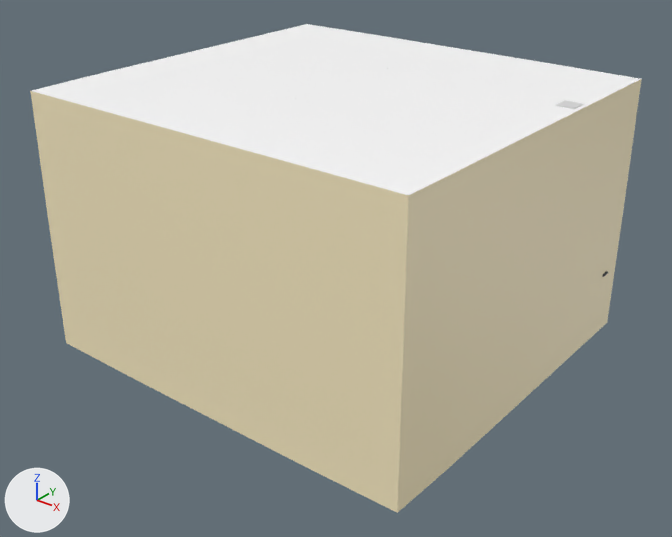
One commit to the FBX model Assets/Models/pens_Board.fbx: the scene before it, then after it.
One viewpoint serves both versions: a 50 mm camera at (8.17, -10.81, 7.49) aimed at (0.21, -0.85, 1.31). The axes (+X, +Y, +Z) are drawn at lower left. The lights are the same throughout. Where no turn or scale is listed for an object, it has been applied to the vertices. Vertices at the same position are counted once.

In view in the first picture: 'Kitchen'.
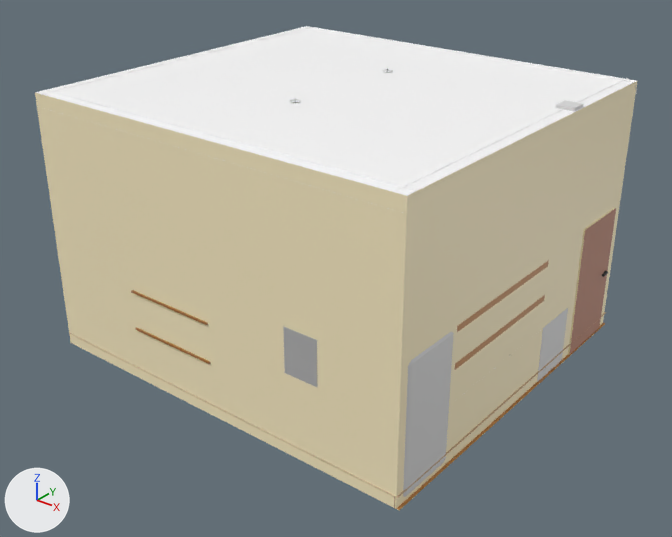
Where the newer file only moved an object's origin or applied its transform, the numbers keep the older frame.

The edits, one by one:
me_cube_195 is used by ob_little_cabinet; location (-3.4, 0.24, 1.24).
me_cube_195 had 632 vertices, 638 faces and spanned x 5.67..6.63, y -2.56..-0.21, z -1.24..0.78.
me_cube_195 now has 560 vertices, 584 faces and spans x 5.67..6.63, y -2.56..-0.21, z -1.24..0.78.
Part 1, on me_cube_195:
52 vertices are removed from x 5.73..6.63, y -2.56..-0.21, z -0.78..-0.5.
94 faces are deleted.
16 vertices in x 5.85..6.4, y -2.37..-2.35, z -0.5..-0.31 move by (0.0, -0.1, 0.0).
12 vertices in x 5.84..6.4, y -1.74..-1.72, z -0.5..-0.31 move by (0.0, 0.09, 0.0).
10 vertices in x 6.05..6.2, y -2.12..-2.09, z -0.52..-0.5 move by (0.0, -0.02, 0.0).
8 vertices in x 6.05..6.2, y -2.01..-1.98, z -0.52..-0.5 move by (0.0, 0.02, 0.0).
6 vertices in x 5.85..6.4, y -1.73, z -0.49..-0.31 move by (0.0, 0.1, 0.0).
6 vertices move from x 5.84..6.18, y -2.38..-2.01, z -0.52..-0.31 to x 5.84..6.18, y -2.47..-2.0, z -0.52..-0.31.
4 vertices are added at (6.06, -1.97, -0.5), (6.19, -1.97, -0.5), (6.17, -2.1, -0.52), (6.08, -2.1, -0.52).
46 new faces join them.
me_cube_242 is used by ob_kitchen; location (0.09, -0.23, 1.36).
me_cube_242 had 190 vertices, 195 faces and spanned x -3.21..3.21, y -3.32..2.75, z -1.39..2.72.
me_cube_242 now has 94 vertices, 78 faces and spans x -3.14..3.14, y -3.25..2.75, z -1.34..2.67.
Part 2, on me_cube_242:
96 vertices are removed from x -3.21..3.21, y -3.32..2.75, z -1.39..2.72.
117 faces are deleted.

Pixel boxes [x1, y1, x2, y2] of what changed, in the pictures (672 x 537 px):
'Kitchen', reshaped
    before: [30, 24, 642, 513]
    after: [35, 26, 637, 509]
part 1 of me_cube_195, cut back (beige)
    after: [449, 331, 541, 461]
part 2 of me_cube_242, deleted
    before: [30, 24, 642, 513]
'Fridge', unchanged, uncovered by the edit
    after: [403, 332, 454, 497]
'Door.001', unchanged, uncovered by the edit
    before: [603, 271, 608, 277]
    after: [568, 208, 616, 355]
'Edges', unchanged, uncovered by the edit
    after: [37, 27, 637, 509]
'Text.038', unchanged, uncovered by the edit
    after: [283, 326, 317, 387]
